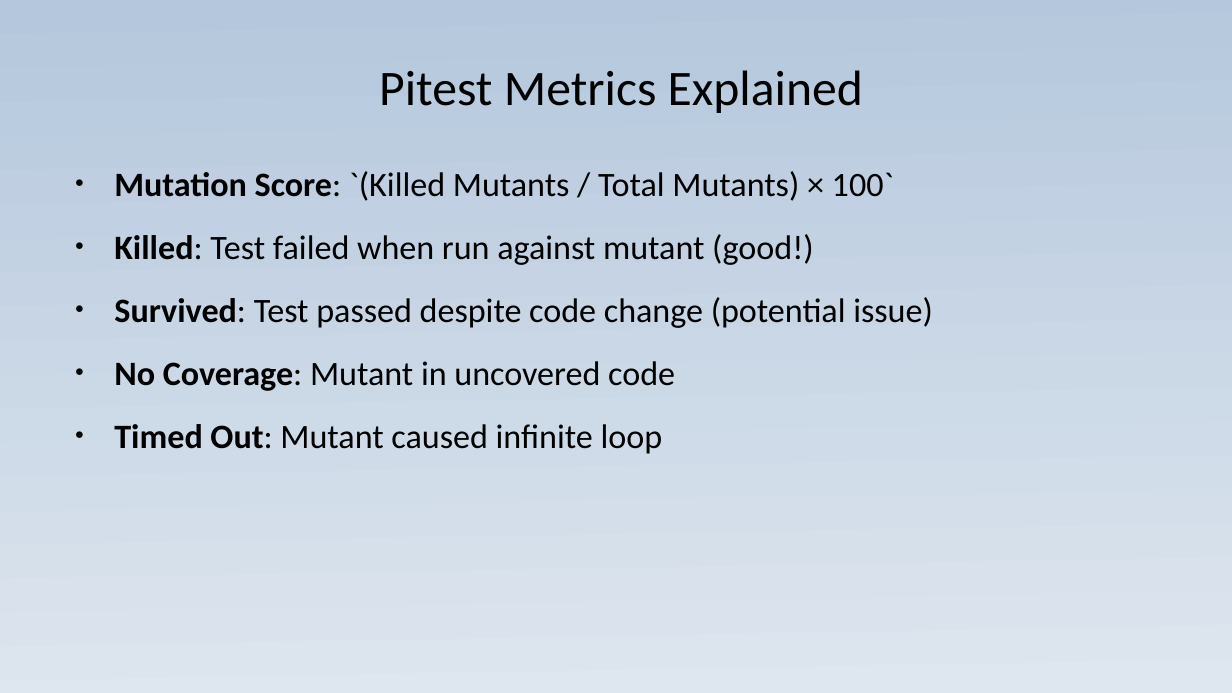
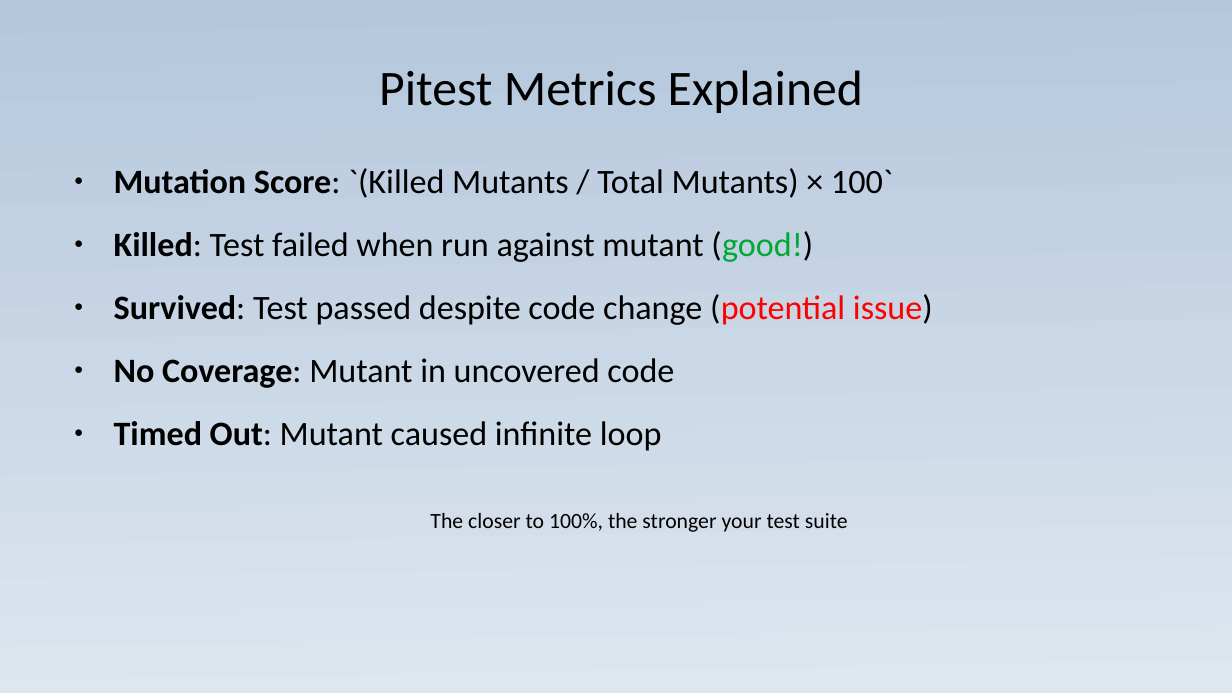
Before and after one commit to JoaoGuilhermedeSa/pitest, a slide deck: slide 5 of Presentation_exibition.ppsx (slide 8 before the commit). Drawn at 1232x693 pixels with LibreOffice and Linux fonts; fonts in the diff are those of the drawing. Boxes give left, top, right and bottom in pixels: in the first picture for what was removed or moved away, otherwise in the second. Text is boxed around its words. In the diff, an @@ line names an element or a change of style, - is before the commit and + after.

```diff
--- a/Presentation_exibition.ppsx
+++ b/Presentation_exibition.ppsx
@@ text at (x1=114, y1=231, x2=933, y2=325): text colour #000000 to #00A933 in "(good!)"; text colour #000000 to #FF0000 in "(potential issue)" @@
@@ text at (x1=430, y1=513, x2=848, y2=532): paragraph added @@
+            The closer to 100%, the stronger your test suite
```
Also in this commit, not shown: 5 other slides changed, 1 slide added, 2 slides removed, 8 other files.
